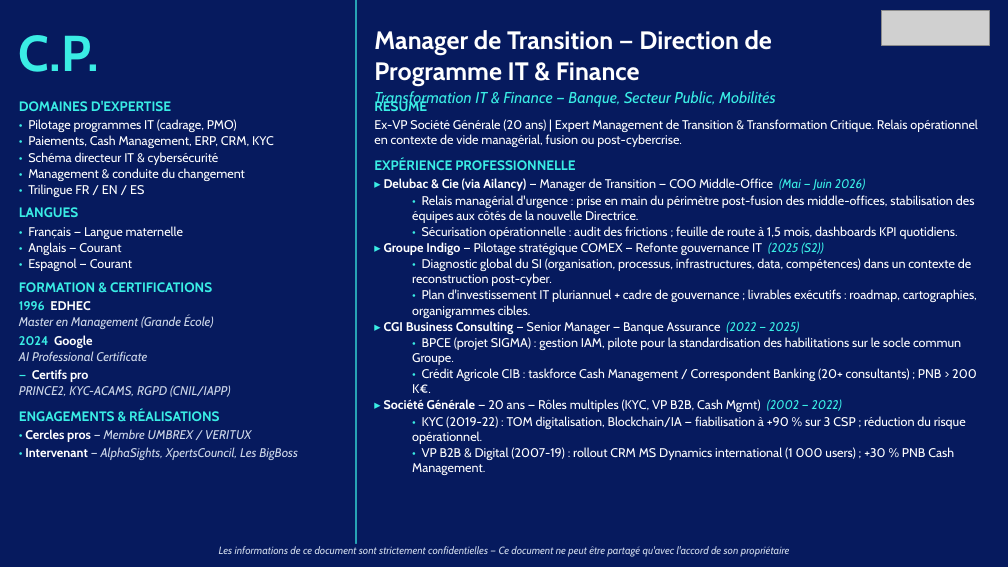
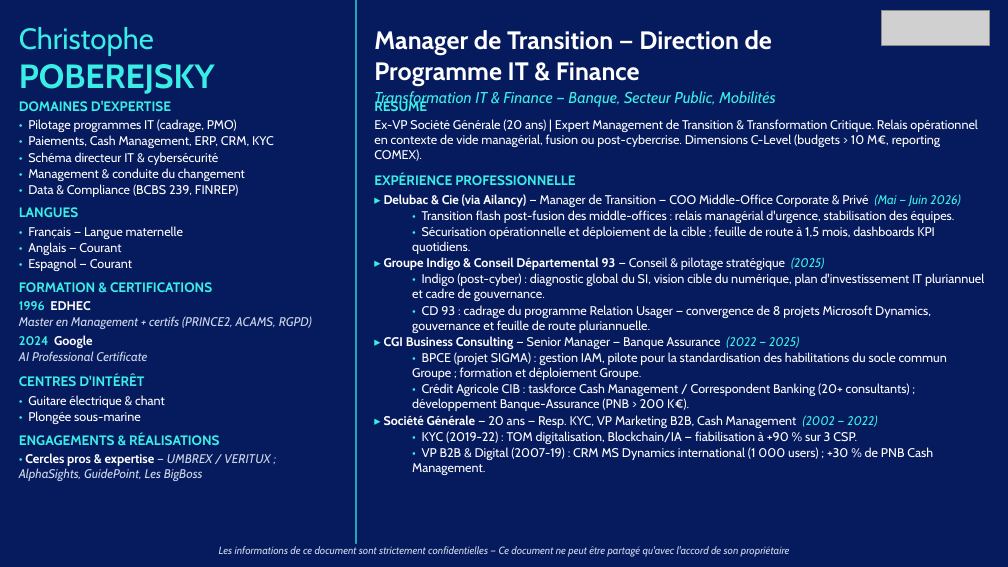
Before and after one commit to insidebankingfrance-rgb/G-n-rateur-de-CV, a slide deck: slide 1 of outputs/C.P._transition_management.pptx. Drawn at 1008x567 pixels with LibreOffice and Linux fonts; fonts in the diff are those of the drawing; grey boxes stand for pictures. Boxes give left, top, right and bottom in pixels: in the first picture for what was removed or moved away, otherwise in the second. Text is boxed around its words. In the diff, an @@ line names an element or a change of style, - is before the commit and + after.

```diff
--- a/outputs/C.P._transition_management.pptx
+++ b/outputs/C.P._transition_management.pptx
@@ text at (x1=19, y1=27, x2=215, y2=94): text changed; size 48 to 28 pt; bold off @@
-C.P.
+Christophe
+POBEREJSKY
@@ text at (x1=374, y1=119, x2=978, y2=161): text changed @@
-Ex-VP Société Générale (20 ans) | Expert Management de Transition & Transformation Critique. Relais opérationnel en contexte de vide managérial, fusion ou post-cybercrise.
+Ex-VP Société Générale (20 ans) | Expert Management de Transition & Transformation Critique. Relais opérationnel en contexte de vide managérial, fusion ou post-cybercrise. Dimensions C-Level (budgets > 10 M€, reporting COMEX).
@@ text at (x1=28, y1=184, x2=239, y2=197): text changed @@
-• Trilingue FR / EN / ES
+• Data & Compliance (BCBS 239, FINREP)
@@ text at (x1=384, y1=194, x2=984, y2=333): text changed @@
-▸ Delubac & Cie (via Ailancy) — Manager de Transition — COO Middle-Office (Mai — Juin 2026)
-  • Relais managérial d'urgence : prise en main du périmètre post-fusion des middle-offices, stabilisation des équipes aux côtés de la nouvelle Directrice.
-  • Sécurisation opérationnelle : audit des frictions ; feuille de route à 1,5 mois, dashboards KPI quotidiens.
-▸ Groupe Indigo — Pilotage stratégique COMEX — Refonte gouvernance IT (2025 (S2))
-  • Diagnostic global du SI (organisation, processus, infrastructures, data, compétences) dans un contexte de reconstruction post-cyber.
-  • Plan d'investissement IT pluriannuel + cadre de gouvernance ; livrables exécutifs : roadmap, cartographies, organigrammes cibles.
+▸ Delubac & Cie (via Ailancy) — Manager de Transition — COO Middle-Office Corporate & Privé (Mai — Juin 2026)
+  • Transition flash post-fusion des middle-offices : relais managérial d'urgence, stabilisation des équipes.
+  • Sécurisation opérationnelle et déploiement de la cible ; feuille de route à 1,5 mois, dashboards KPI quotidiens.
+▸ Groupe Indigo & Conseil Départemental 93 — Conseil & pilotage stratégique (2025)
+  • Indigo (post-cyber) : diagnostic global du SI, vision cible du numérique, plan d'investissement IT pluriannuel et cadre de gouvernance.
+  • CD 93 : cadrage du programme Relation Usager — convergence de 8 projets Microsoft Dynamics, gouvernance et feuille de route pluriannuelle.
@@ text at (x1=19, y1=316, x2=312, y2=329): text changed @@
-Master en Management (Grande École)
+Master en Management + certifs (PRINCE2, ACAMS, RGPD)
@@ text at (x1=384, y1=352, x2=947, y2=475): text changed @@
-  • BPCE (projet SIGMA) : gestion IAM, pilote pour la standardisation des habilitations sur le socle commun Groupe.
-  • Crédit Agricole CIB : taskforce Cash Management / Correspondent Banking (20+ consultants) ; PNB > 200 K€.
-▸ Société Générale — 20 ans — Rôles multiples (KYC, VP B2B, Cash Mgmt) (2002 — 2022)
-  • KYC (2019-22) : TOM digitalisation, Blockchain/IA — fiabilisation à +90 % sur 3 CSP ; réduction du risque opérationnel.
-  • VP B2B & Digital (2007-19) : rollout CRM MS Dynamics international (1 000 users) ; +30 % PNB Cash Management.
+  • BPCE (projet SIGMA) : gestion IAM, pilote pour la standardisation des habilitations du socle commun Groupe ; formation et déploiement Groupe.
+  • Crédit Agricole CIB : taskforce Cash Management / Correspondent Banking (20+ consultants) ; développement Banque-Assurance (PNB > 200 K€).
+▸ Société Générale — 20 ans — Resp. KYC, VP Marketing B2B, Cash Management (2002 — 2022)
+  • KYC (2019-22) : TOM digitalisation, Blockchain/IA — fiabilisation à +90 % sur 3 CSP.
+  • VP B2B & Digital (2007-19) : CRM MS Dynamics international (1 000 users) ; +30 % de PNB Cash Management.
@@ text at (x1=19, y1=375, x2=165, y2=424): text changed; text colour #CCD6E8 to #FFFFFF; italic off @@
-— Certifs pro
-PRINCE2, KYC-ACAMS, RGPD (CNIL/IAPP)
+CENTRES D'INTÉRÊT
+• Guitare électrique & chant
+• Plongée sous-marine
@@ text at (x1=19, y1=453, x2=270, y2=481): text changed @@
-• Cercles pros — Membre UMBREX / VERITUX
-• Intervenant — AlphaSights, XpertsCouncil, Les BigBoss
+• Cercles pros & expertise — UMBREX / VERITUX ; AlphaSights, GuidePoint, Les BigBoss
```
Also in this commit, not shown: 1 other slide changed, 3 other files.
